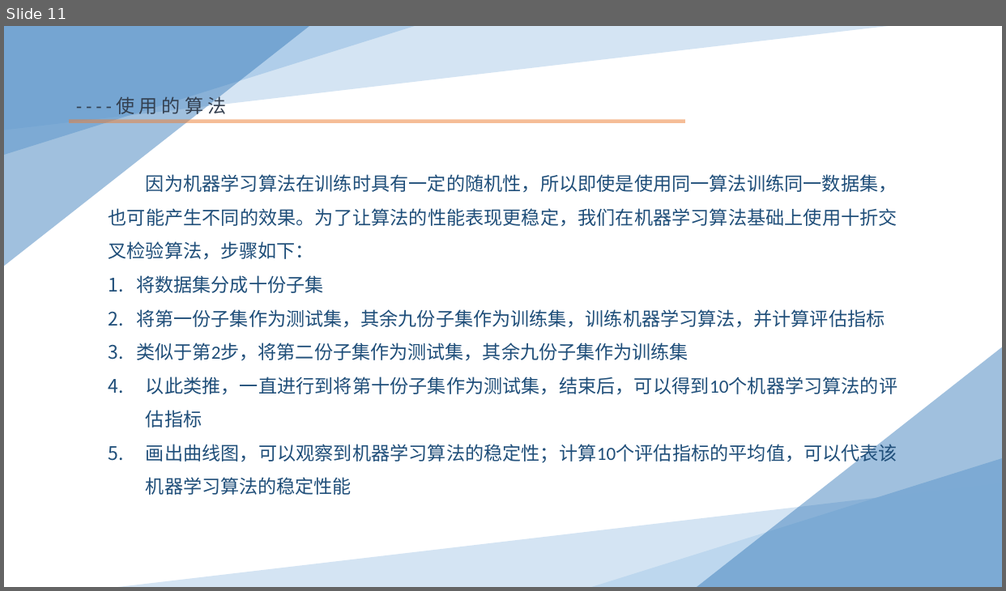
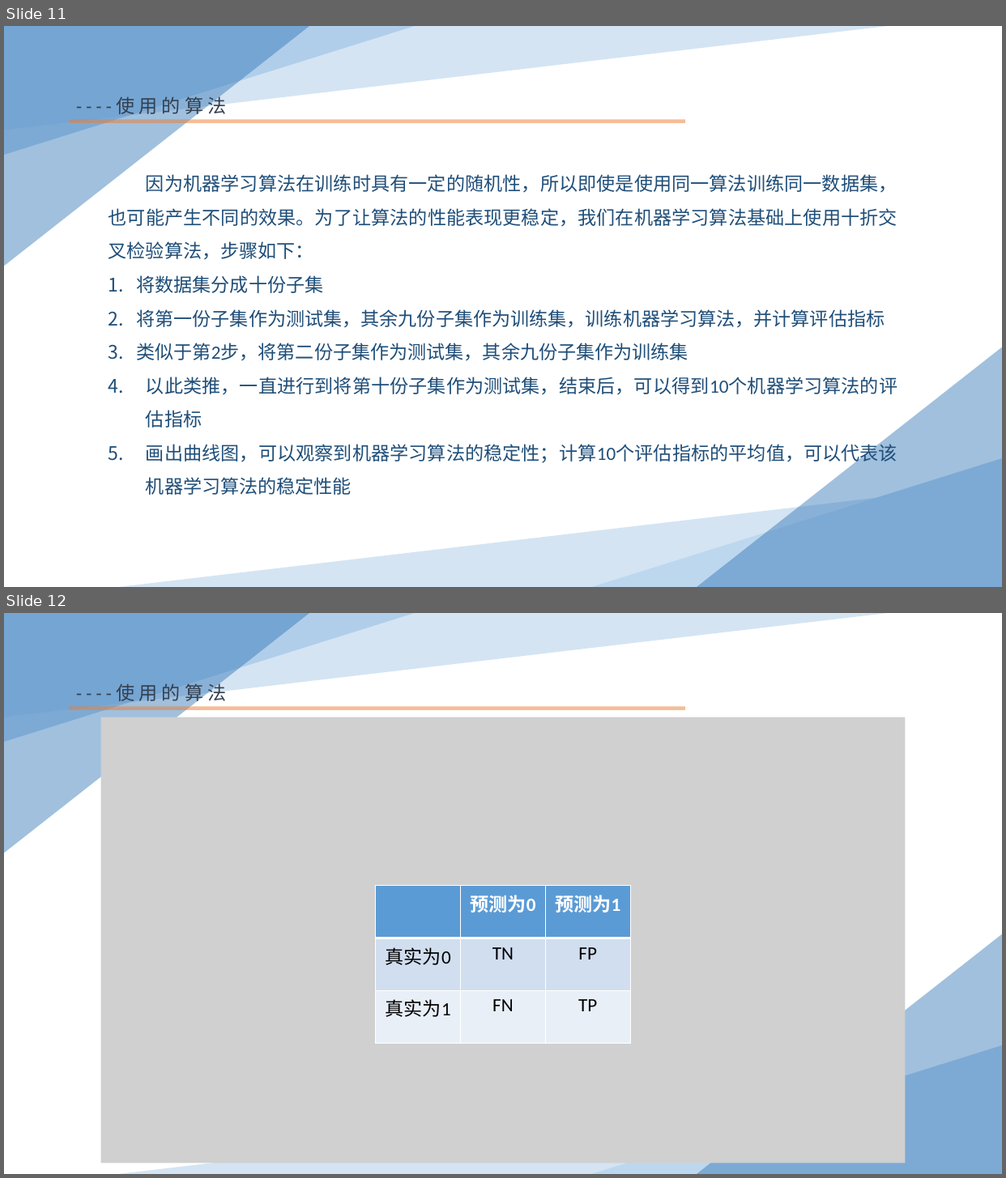
Before and after one commit to Jacob00135/Thyroid-Cancer-Python, a slide deck: 演示稿.pptx. Shown one above the other, each under a label of ours: slide 11 before the commit, slides 11 and 12 after it. The pictures are 1006x591 and 1006x1178 pixels, drawn with LibreOffice and Linux fonts; fonts in the diff are those of the drawing; grey boxes stand for pictures. Boxes give left, top, right and bottom in pixels: in the first picture for what was removed or moved away, otherwise in the second. Text is boxed around its words. In the diff, an @@ line names an element or a change of style, - is before the commit and + after.

```diff
--- a/演示稿.pptx
+++ b/演示稿.pptx
@@ slide 12 added at [4,613,1002,1174], background #FFFFFF @@
@@ right triangle added at [4,613,889,717], fill #BDD7EE at 65% opacity @@
@@ right triangle added at [4,613,415,742], fill #9DC3E6 at 65% opacity @@
@@ right triangle added at [4,613,309,854], fill #2E75B6 at 45% opacity @@
@@ text added at [116,680,226,704], 18 pt, text #333F50 @@
+- - - - 使 用 的 算 法
@@ rectangle added at [69,707,686,710], fill #ED7D31 at 50% opacity @@
@@ picture added at [100,717,905,1163] @@
@@ table added at [376,886,630,1020], 3 rows, 3 columns @@
+ | 预测为0 | 预测为1
+真实为0 | TN | FP
+真实为1 | FN | TP
@@ right triangle added at [697,934,1002,1174], fill #2E75B6 at 45% opacity @@
@@ right triangle added at [592,1046,1002,1174], fill #9DC3E6 at 65% opacity @@
@@ right triangle added at [117,1071,1002,1174], fill #BDD7EE at 65% opacity @@
```
Also in this commit, not shown: 2 slides changed, 2 other slides added.
